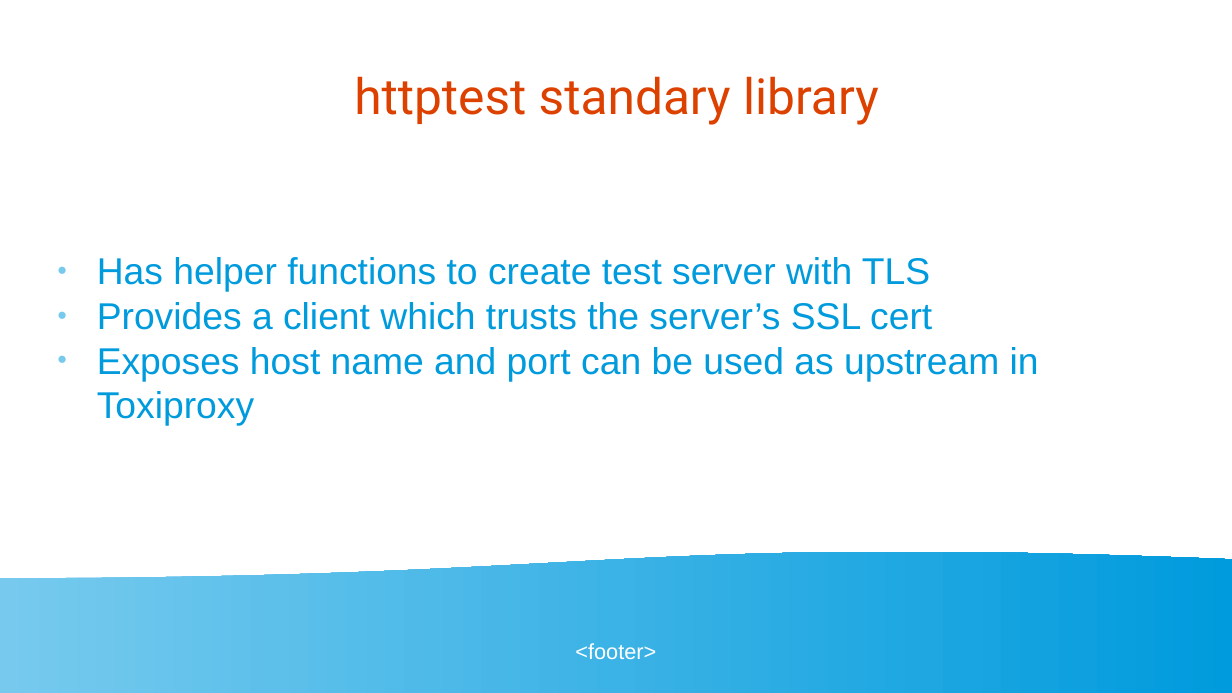
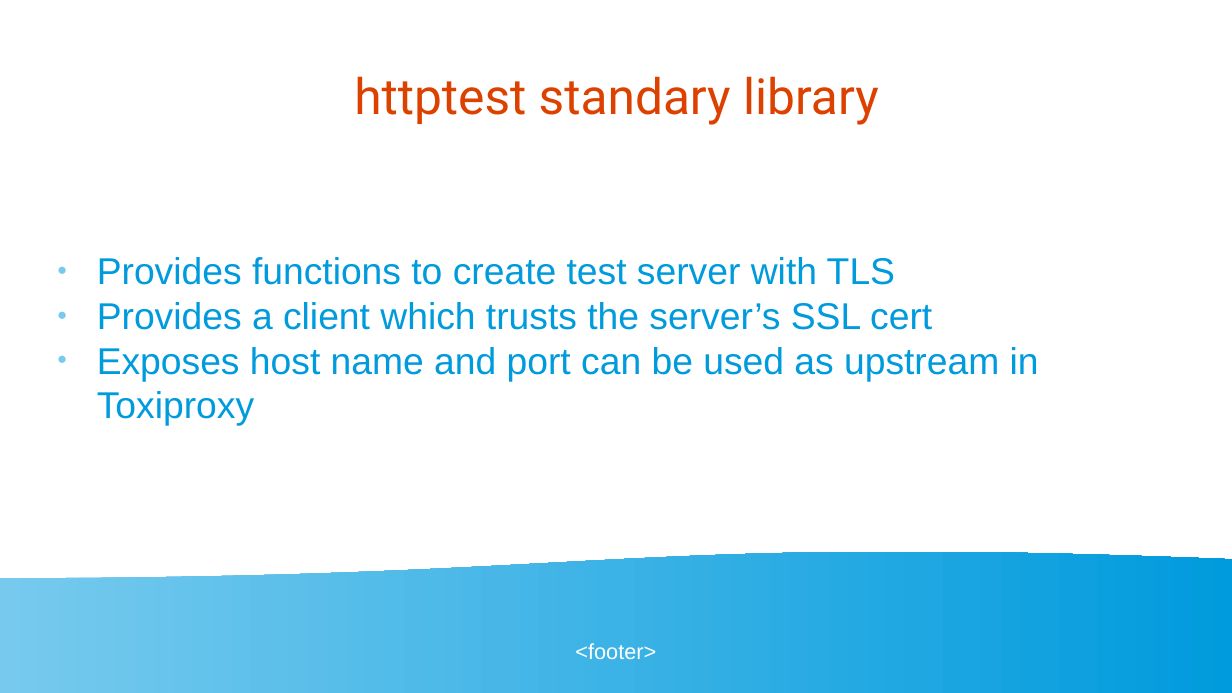
Before and after one commit to golangbot/gophercon-uk-2025-talk, a slide deck: slide 29 of Presentation.odp. Drawn at 1232x693 pixels with LibreOffice and Linux fonts; fonts in the diff are those of the drawing. Boxes give left, top, right and bottom in pixels: in the first picture for what was removed or moved away, otherwise in the second. Text is boxed around its words. In the diff, an @@ line names an element or a change of style, - is before the commit and + after.

```diff
--- a/Presentation.odp
+++ b/Presentation.odp
@@ text at (x1=97, y1=257, x2=895, y2=285): text changed @@
-● Has helper functions to create test server with TLS
+● Provides functions to create test server with TLS
```
Also in this commit, not shown: 9 other slides changed, 4 other files.
